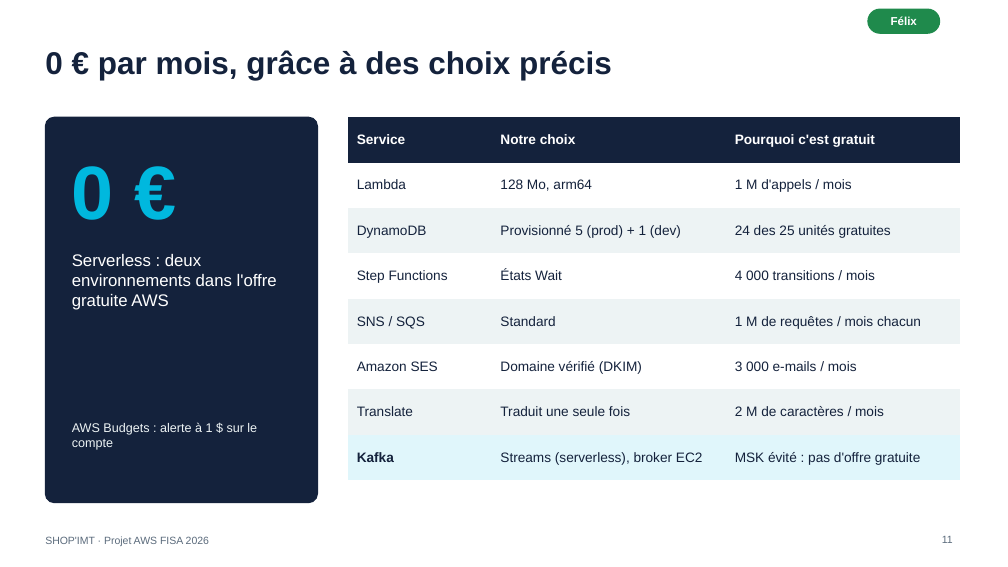
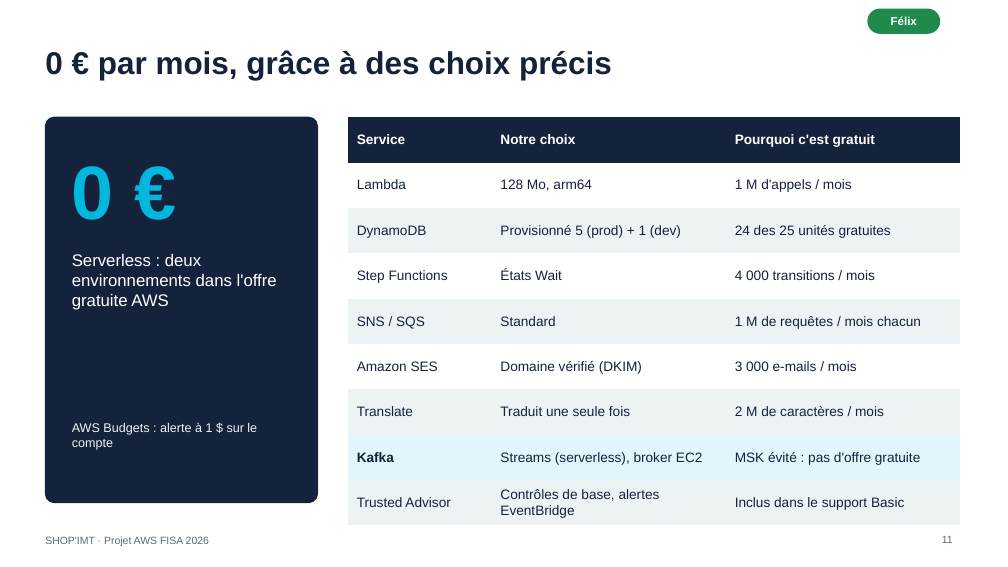
Before and after one commit to louizoom/shop-imt, a slide deck: slide 11 of docs/SHOP-IMT-presentation.pptx. Drawn at 1008x567 pixels with LibreOffice and Linux fonts; fonts in the diff are those of the drawing. Boxes give left, top, right and bottom in pixels: in the first picture for what was removed or moved away, otherwise in the second. Text is boxed around its words. In the diff, an @@ line names an element or a change of style, - is before the commit and + after.

```diff
--- a/docs/SHOP-IMT-presentation.pptx
+++ b/docs/SHOP-IMT-presentation.pptx
@@ table at (348,117,960,522) @@
+row 9: Trusted Advisor | Contrôles de base, alertes EventBridge | Inclus dans le support Basic
```
Also in this commit, not shown: 1 other slide changed.
